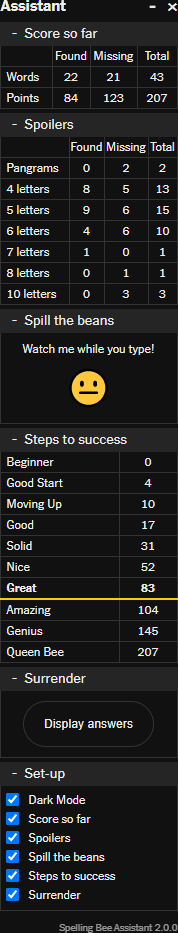
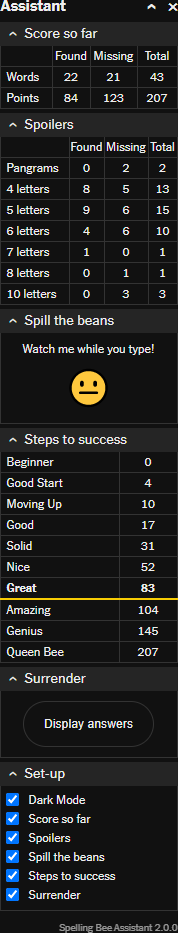
Before/after of a 178×933 layered artwork. What changed in the layer stack:
renamed "Layer 3" to "Layer 0", moved it above "Layer 2", painted on it over <box>9,3,178,776</box>
painted on "Layer 2" over <box>9,3,178,776</box>
